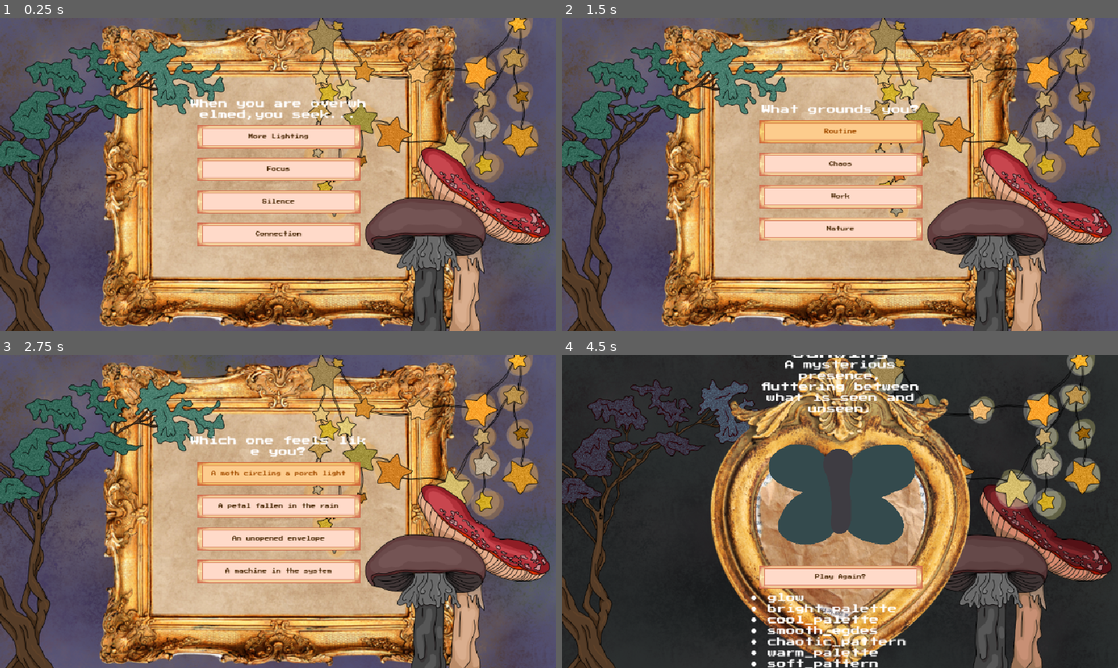
Above: before the commit, frames 1-4 (two rows, left to right).
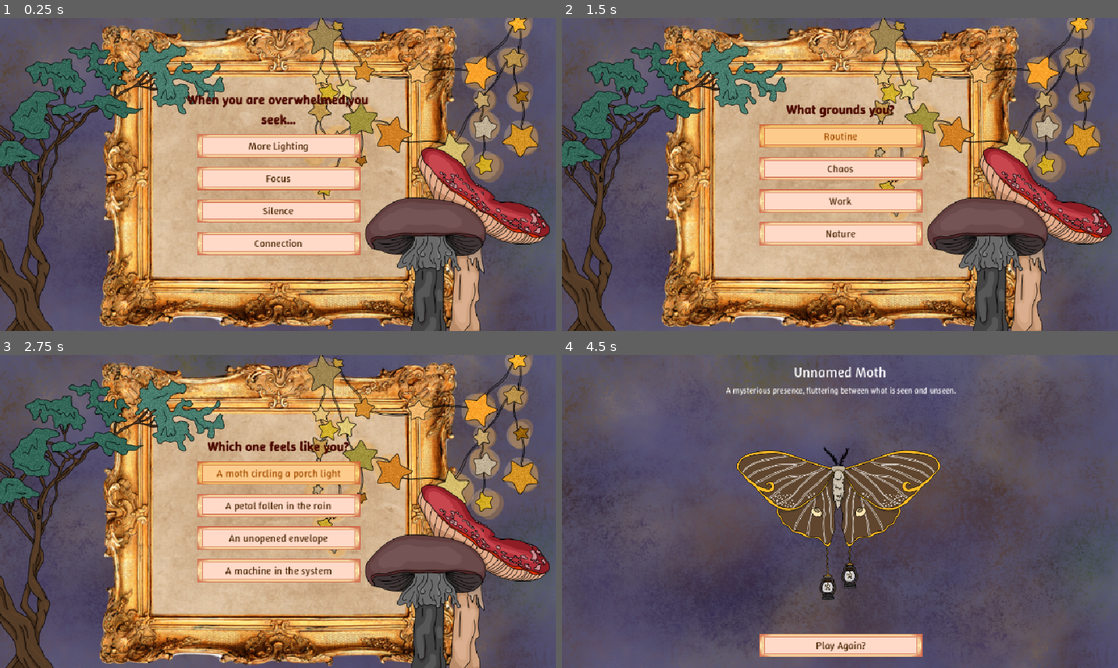
Above: after the commit, the same moments.

Repository: sewtotaleye/The-Moth-Inside
Game: Godot game, scene res://main.tscn
Two runs of this game, one before a commit and one after it. Both use one fixed random seed, a clock stepped at 60 frames per second and the inputs below.
Inputs:
- Up to frame 1 (0.25 s): no input
- Up to frame 2 (1.5 s): click "More Lighting" at 0.5 s; click "Money" at 1.25 s
- Up to frame 3 (2.75 s): click "Routine" at 2 s
- Up to frame 4 (4.5 s): click "A moth circling a porch light" at 2.75 s; click "A soft candle" at 3.5 s; click "Worn-in, familiar things" at 4.25 s

The runs differ from the first frame. In frame 1, 11% of the frame differs, in the area x 33-67%, y 24-76%; in frame 2, 7.1%; in frame 3, 4.1%; in frame 4, 96%, in the area x 0-100%, y 0-100%.

Commit message:
Some image changes and building moth logic

Diff:
--- a/the-moth-inside/assets/ui/pixel_ui_theme.tres
+++ b/the-moth-inside/assets/ui/pixel_ui_theme.tres
@@ -1,6 +1,7 @@
-[gd_resource type="Theme" load_steps=8 format=3 uid="uid://2u73dho8wklv"]
+[gd_resource type="Theme" load_steps=9 format=3 uid="uid://2u73dho8wklv"]
 
 [ext_resource type="Texture2D" uid="uid://sm8v5hb5r62s" path="res://assets/ui/button.png" id="1_5i01l"]
+[ext_resource type="FontFile" uid="uid://cbcm24o571whw" path="res://assets/ui/WinkyRough-VariableFont_wght.ttf" id="1_lno6c"]
 [ext_resource type="FontFile" uid="uid://dd52jfoucqhvk" path="res://assets/ui/PressStart2P-Regular.ttf" id="2_e4qww"]
 
 [sub_resource type="StyleBoxTexture" id="StyleBoxTexture_e4qww"]
@@ -40,7 +41,8 @@
 Button/colors/font_outline_color = Color(0, 0, 0, 1)
 Button/colors/icon_hover_color = Color(0.992157, 0.933333, 0.701961, 1)
 Button/colors/icon_pressed_color = Color(0.631373, 0.666667, 0.737255, 1)
-Button/font_sizes/font_size = 8
+Button/font_sizes/font_size = 18
+Button/fonts/font = ExtResource("1_lno6c")
 Button/icons/icon = ExtResource("1_5i01l")
 Button/styles/disabled = SubResource("StyleBoxTexture_e4qww")
 Button/styles/focus = SubResource("StyleBoxTexture_lno6c")
--- a/the-moth-inside/scenes/quiz/quiz_scene.tscn
+++ b/the-moth-inside/scenes/quiz/quiz_scene.tscn
@@ -1,7 +1,8 @@
-[gd_scene load_steps=4 format=3 uid="uid://cwdmrbq44isnx"]
+[gd_scene load_steps=5 format=3 uid="uid://cwdmrbq44isnx"]
 
 [ext_resource type="Script" uid="uid://8l7ilyiqu3jg" path="res://scripts/quiz.gd" id="1_llmhn"]
 [ext_resource type="Texture2D" uid="uid://dc4yb44jqxel7" path="res://assets/backgrounds/main_background.png" id="2_wnkpi"]
+[ext_resource type="FontFile" uid="uid://cgnwyre2m2guf" path="res://assets/ui/WinkyRough-Bold.ttf" id="3_irn64"]
 [ext_resource type="Theme" uid="uid://2u73dho8wklv" path="res://assets/ui/pixel_ui_theme.tres" id="3_wj6wd"]
 
 [node name="QuizScene" type="Control"]
@@ -37,6 +38,9 @@
 [node name="Question" type="Label" parent="CenterContainer/VBoxContainer"]
 custom_minimum_size = Vector2(280, 0)
 layout_mode = 2
+theme_override_colors/font_color = Color(0.30133, 0.0397188, 0, 1)
+theme_override_fonts/font = ExtResource("3_irn64")
+theme_override_font_sizes/font_size = 23
 text = "What do you seek?"
 horizontal_alignment = 1
 autowrap_mode = 1
--- a/the-moth-inside/scenes/result/result_scene.tscn
+++ b/the-moth-inside/scenes/result/result_scene.tscn
@@ -1,9 +1,10 @@
-[gd_scene load_steps=5 format=3 uid="uid://7osaj5fvab7w"]
+[gd_scene load_steps=6 format=3 uid="uid://7osaj5fvab7w"]
 
 [ext_resource type="Script" uid="uid://c4ljpwbal8e4j" path="res://scripts/result.gd" id="1_6arnk"]
 [ext_resource type="Texture2D" uid="uid://7yh52if30fe7" path="res://assets/backgrounds/result_background.png" id="2_6pwfk"]
-[ext_resource type="Texture2D" uid="uid://c426vhh75mkl5" path="res://assets/moth_parts/sample_moth.png" id="3_8dhx7"]
+[ext_resource type="FontFile" uid="uid://cbcm24o571whw" path="res://assets/ui/WinkyRough-VariableFont_wght.ttf" id="3_7llif"]
 [ext_resource type="Theme" uid="uid://2u73dho8wklv" path="res://assets/ui/pixel_ui_theme.tres" id="4_7llif"]
+[ext_resource type="Texture2D" uid="uid://vb35ukqjnds" path="res://assets/moth_parts/lanternwing.png" id="4_8dhx7"]
 
 [node name="Result" type="Control"]
 layout_mode = 3
@@ -33,24 +34,36 @@
 theme_override_constants/separation = 2
 alignment = 1
 
-[node name="name_label" type="Label" parent="CenterContainer/VBoxContainer"]
+[node name="HBoxContainer" type="HBoxContainer" parent="CenterContainer/VBoxContainer"]
 layout_mode = 2
-theme_override_font_sizes/font_size = 24
+alignment = 1
+
+[node name="VBoxContainer" type="VBoxContainer" parent="CenterContainer/VBoxContainer/HBoxContainer"]
+layout_mode = 2
+alignment = 1
+
+[node name="name_label" type="Label" parent="CenterContainer/VBoxContainer/HBoxContainer/VBoxContainer"]
+layout_mode = 2
+theme_override_fonts/font = ExtResource("3_7llif")
+theme_override_font_sizes/font_size = 25
 text = "Your moth name here"
 horizontal_alignment = 1
 vertical_alignment = 1
 
-[node name="blurb_label" type="Label" parent="CenterContainer/VBoxContainer"]
-custom_minimum_size = Vector2(2, 0)
+[node name="blurb_label" type="Label" parent="CenterContainer/VBoxContainer/HBoxContainer/VBoxContainer"]
+custom_minimum_size = Vector2(400, 0)
 layout_mode = 2
+size_flags_vertical = 1
+theme_override_fonts/font = ExtResource("3_7llif")
+theme_override_font_sizes/font_size = 14
 text = "A short description of your moth"
 horizontal_alignment = 1
 vertical_alignment = 1
-autowrap_mode = 2
+autowrap_mode = 3
 
 [node name="moth_image" type="TextureRect" parent="CenterContainer/VBoxContainer"]
 layout_mode = 2
-texture = ExtResource("3_8dhx7")
+texture = ExtResource("4_8dhx7")
 expand_mode = 5
 stretch_mode = 5
 
@@ -61,4 +74,5 @@
 icon_alignment = 1
 
 [node name="trait_list" type="Label" parent="CenterContainer/VBoxContainer"]
+visible = false
 layout_mode = 2
--- a/the-moth-inside/scripts/result.gd
+++ b/the-moth-inside/scripts/result.gd
@@ -1,7 +1,7 @@
 extends Control
 
-@onready var name_label = $CenterContainer/VBoxContainer/name_label
-@onready var blurb_label = $CenterContainer/VBoxContainer/blurb_label
+@onready var name_label = $CenterContainer/VBoxContainer/HBoxContainer/VBoxContainer/name_label
+@onready var blurb_label = $CenterContainer/VBoxContainer/HBoxContainer/VBoxContainer/blurb_label
 @onready var moth_image = $CenterContainer/VBoxContainer/moth_image
 @onready var trait_list = $CenterContainer/VBoxContainer/trait_list
 @onready var restart_button = $CenterContainer/VBoxContainer/restart_button
@@ -35,8 +35,8 @@
 	blurb_label.text = generate_blurb(traits_to_display)
 
 func generate_name(traits: Dictionary) -> String:
-	if traits.has("glow") and traits.has("bright_palette"):
-		return "Sunwing"
+	if traits.has("glow") and traits.has("bright_palette") and traits.has("fuzzy"):
+		return "Luna Moth"
 	elif traits.has("frayed_edges") and traits.has("pastel_palette"):
 		return "Paperflor"
 	elif traits.has("neutral_palette"):
@@ -45,8 +45,8 @@
 		return "Unnamed Moth"
 
 func generate_blurb(traits: Dictionary) -> String:
-	if traits.has("fuzzy"):
-		return "This moth spends long days flying higher than average. It is said that it wishes to be a bird."
+	if traits.has("glow") and traits.has("bright_palette") and traits.has("fuzzy"):
+		return "This luminous traveler bathes in moonlight and dreams of distant stars."
 	elif traits.has("torn_wing"):
 		return "Even damaged wings can carry great strength. This one proves it."
 	elif traits.has("bold_pattern"):
Binary file changed: the-moth-inside/assets/backgrounds/result_background.png
Binary file added: the-moth-inside/assets/moth_parts/lanternwing.png
Not shown, added: the-moth-inside/assets/moth_parts/lanternwing.png.import
Binary file added: the-moth-inside/assets/moth_parts/luna_moth.png
Not shown, added: the-moth-inside/assets/moth_parts/luna_moth.png.import
Binary file added: the-moth-inside/assets/ui/WinkyRough-Bold.ttf
Not shown, added: the-moth-inside/assets/ui/WinkyRough-Bold.ttf.import
Binary file added: the-moth-inside/assets/ui/WinkyRough-VariableFont_wght.ttf
Not shown, added: the-moth-inside/assets/ui/WinkyRough-VariableFont_wght.ttf.import
